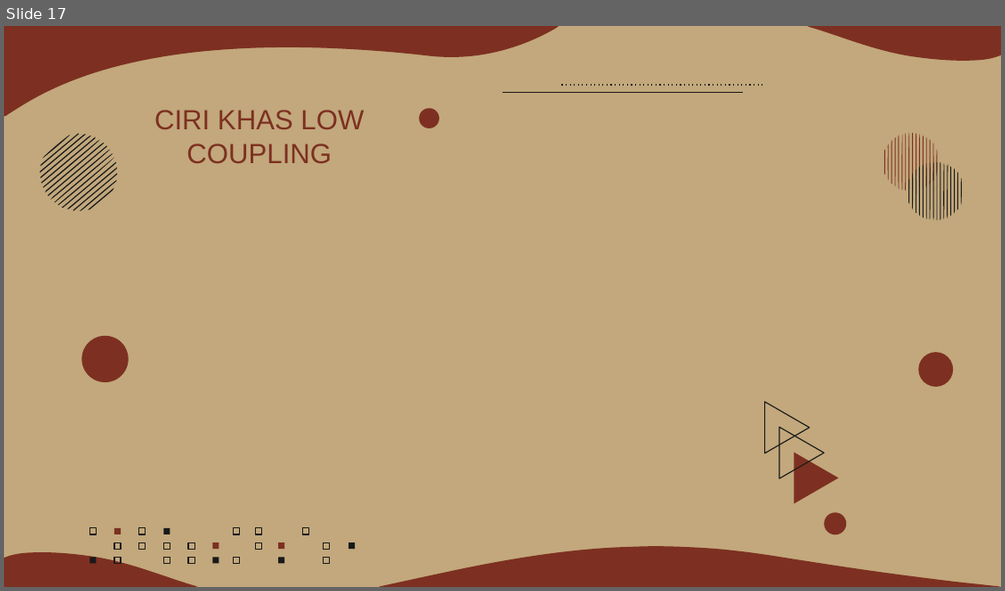
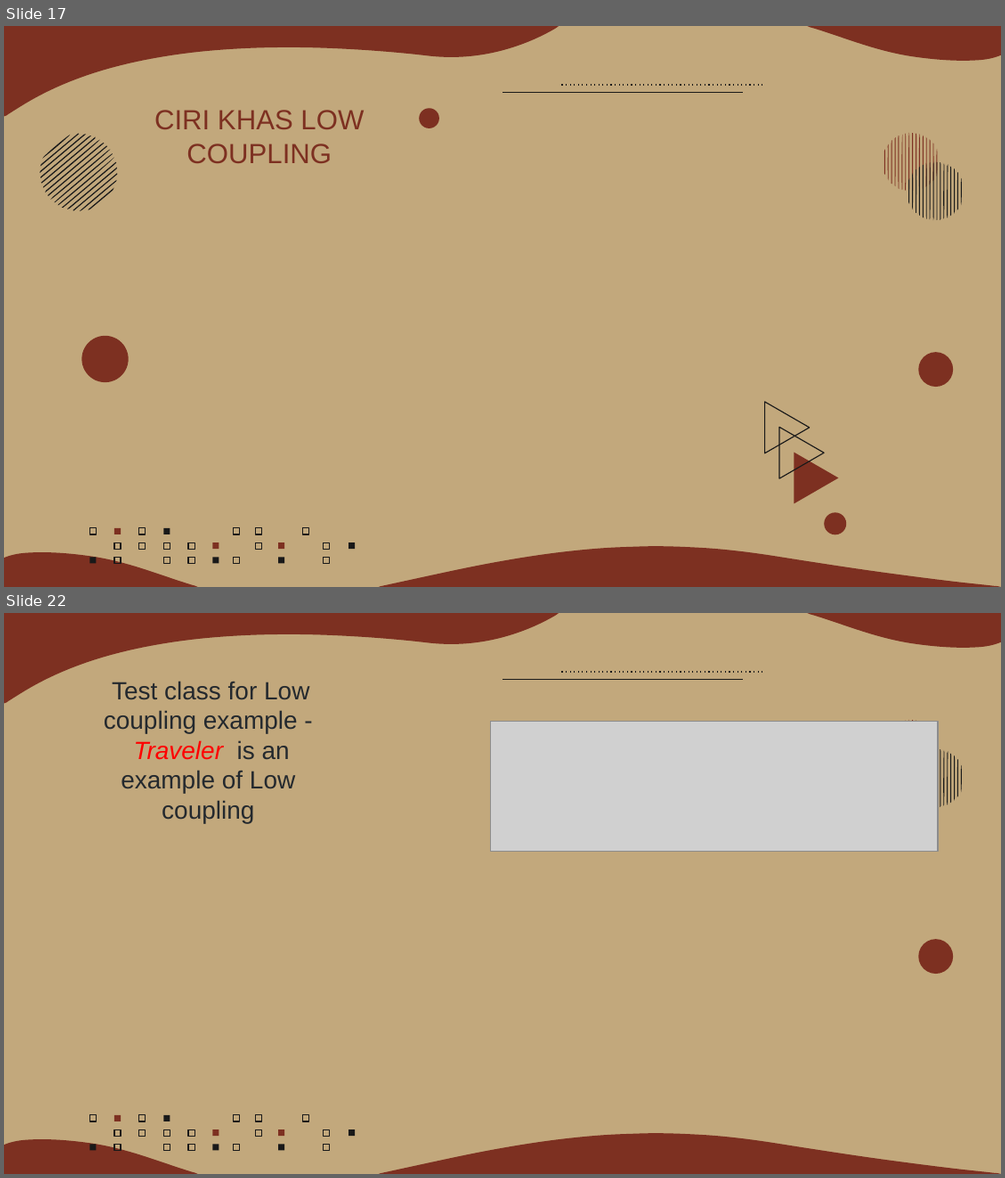
Before and after one commit to albetmatthew/solid_grasp, a slide deck: Kelompok6_OpenClosePrinciple_LowCoupling.pptx. Shown one above the other, each under a label of ours: slide 17 before the commit, slides 17 and 22 after it; the slides between them are not shown. The pictures are 1005x591 and 1005x1178 pixels, drawn with LibreOffice and Linux fonts; fonts in the diff are those of the drawing; grey boxes stand for pictures. Boxes give left, top, right and bottom in pixels: in the first picture for what was removed or moved away, otherwise in the second. Text is boxed around its words. In the diff, an @@ line names an element or a change of style, - is before the commit and + after.

Commit message:
Update Kode program Low Coupling
Update Kode program Low Coupling

```diff
--- a/Kelompok6_OpenClosePrinciple_LowCoupling.pptx
+++ b/Kelompok6_OpenClosePrinciple_LowCoupling.pptx
@@ slide 22 added at (4,613,1001,1174), background #C2A87C; not listed: 57 template elements that a slide beside it also shows @@
@@ text added at (104,681,309,823), 18 pt, text #24292E @@
+Test class for Low coupling example - Traveler is an example of Low coupling
@@ picture added at (491,722,938,852) @@
```
Also in this commit, not shown: 1 slide changed, 3 other slides added.
